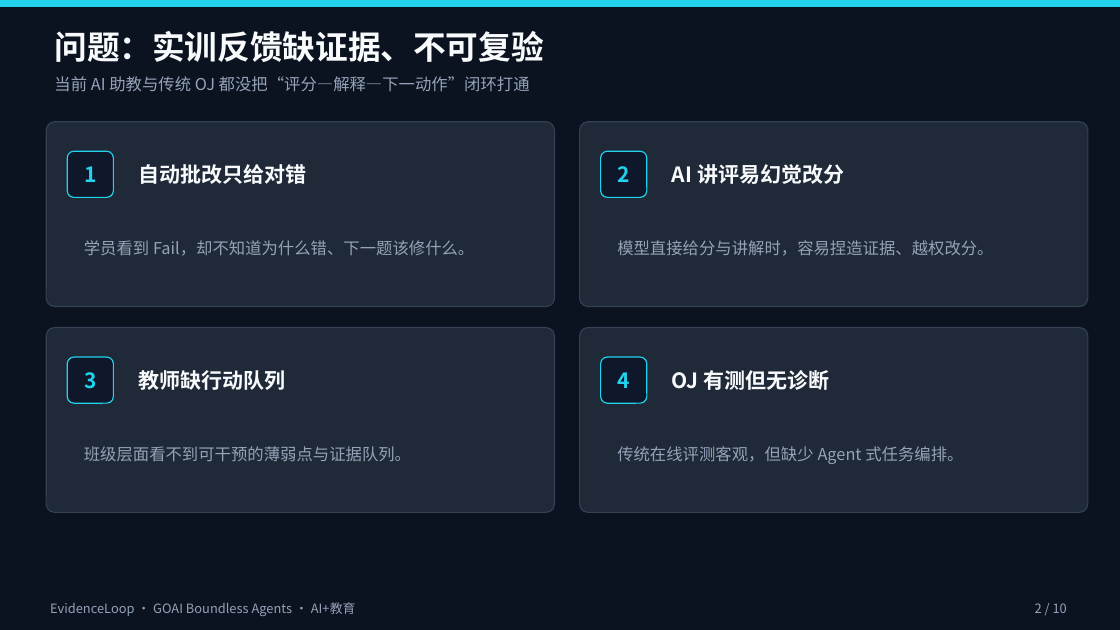
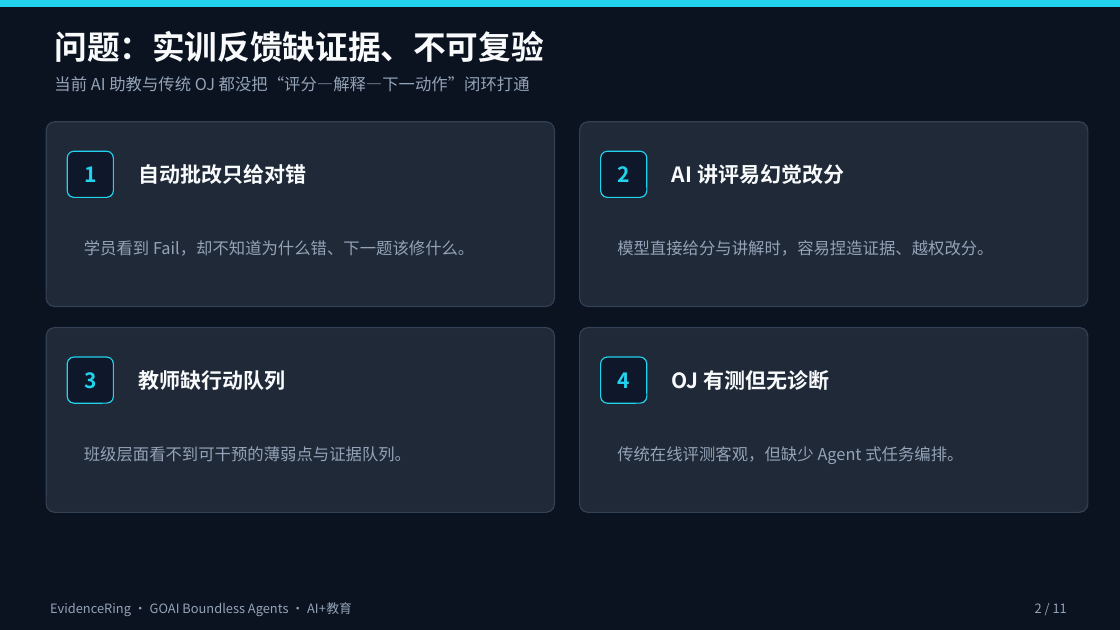
Before and after one commit to Bandersnatch0x/evidence-loop, a slide deck: slide 2 of docs/EvidenceRing-初赛路演.pptx. Drawn at 1120x630 pixels with LibreOffice and Linux fonts; fonts in the diff are those of the drawing. Boxes give left, top, right and bottom in pixels: in the first picture for what was removed or moved away, otherwise in the second. Text is boxed around its words. In the diff, an @@ line names an element or a change of style, - is before the commit and + after.

```diff
--- a/docs/EvidenceRing-初赛路演.pptx
+++ b/docs/EvidenceRing-初赛路演.pptx
@@ text at bbox=[50, 602, 352, 616]: text changed @@
-EvidenceLoop · GOAI Boundless Agents · AI+教育
+EvidenceRing · GOAI Boundless Agents · AI+教育
@@ text at bbox=[1035, 603, 1067, 613]: text changed @@
-2 / 10
+2 / 11
```
Also in this commit, not shown: 8 other slides changed, 1 slide added.
